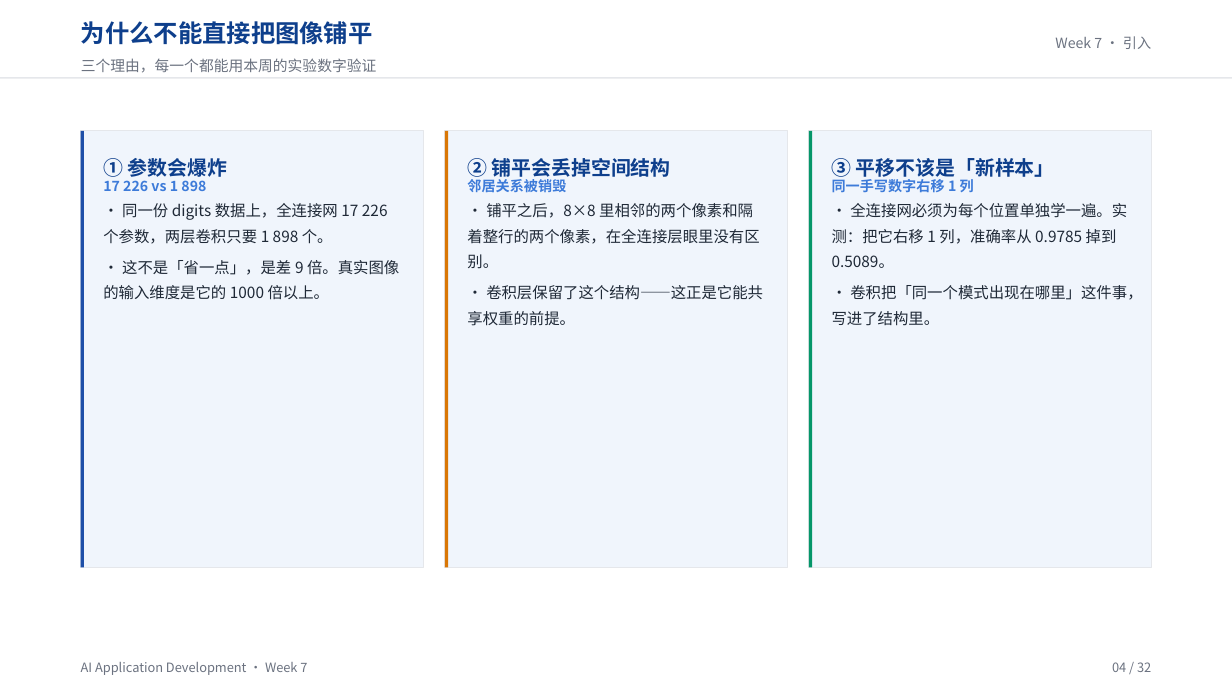
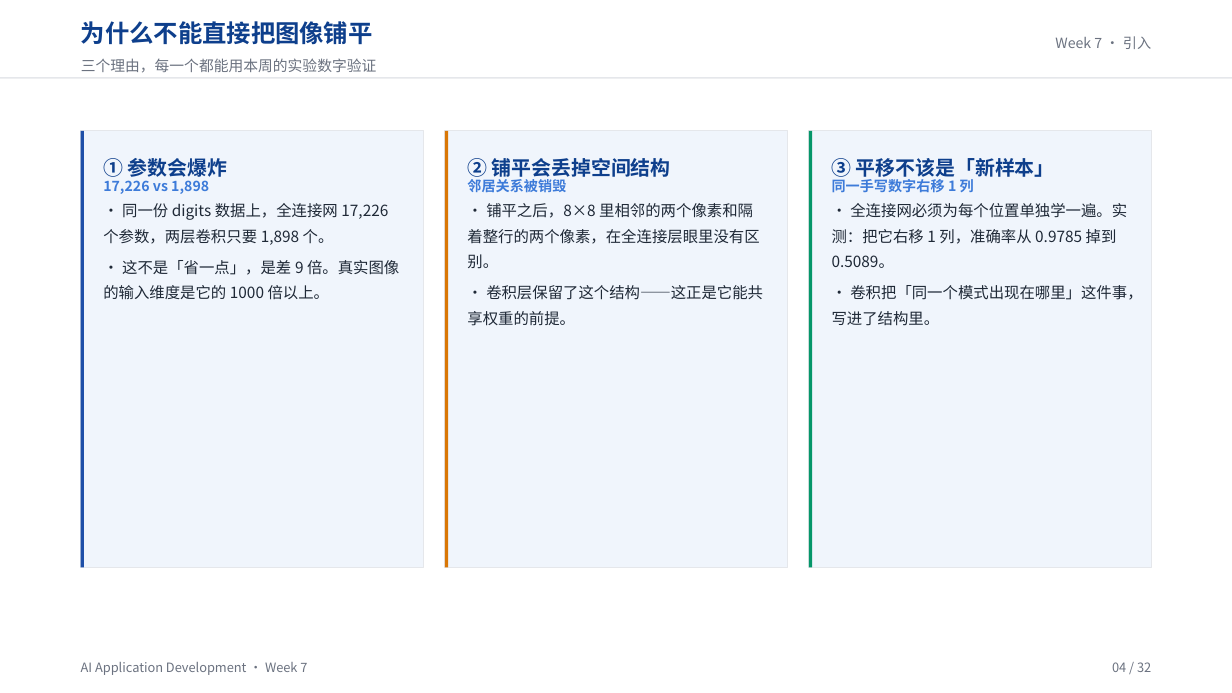
Before and after one commit to klausren/ai-application-development, a slide deck: slide 4 of lectures/week-07/lecture-zh.pptx. Drawn at 1232x693 pixels with LibreOffice and Linux fonts; fonts in the diff are those of the drawing. Boxes give left, top, right and bottom in pixels: in the first picture for what was removed or moved away, otherwise in the second. Text is boxed around its words. In the diff, an @@ line names an element or a change of style, - is before the commit and + after.

```diff
--- a/lectures/week-07/lecture-zh.pptx
+++ b/lectures/week-07/lecture-zh.pptx
@@ text at [103,180,209,194]: text changed @@
-17 226 vs 1 898
+17,226 vs 1,898
@@ text at [103,203,388,245]: text changed @@
-• 同一份 digits 数据上，全连接网 17 226 个参数，两层卷积只要 1 898 个。
+• 同一份 digits 数据上，全连接网 17,226 个参数，两层卷积只要 1,898 个。
```
Also in this commit, not shown: 6 other slides changed, 8 other files.
